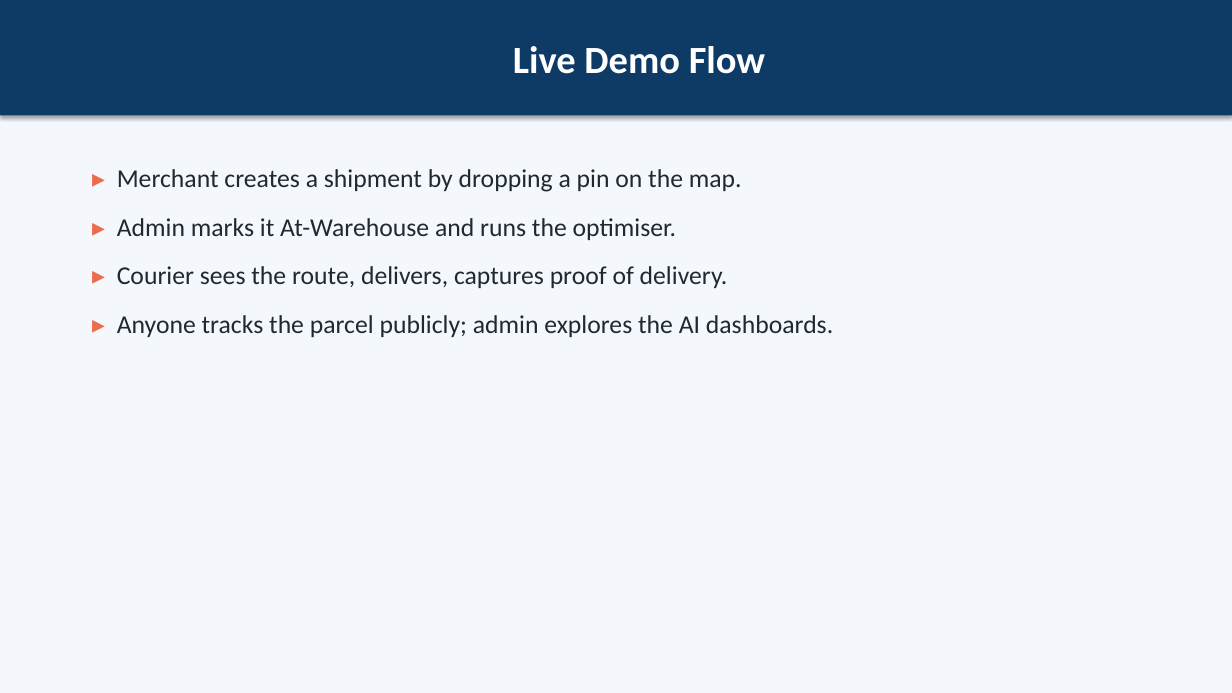
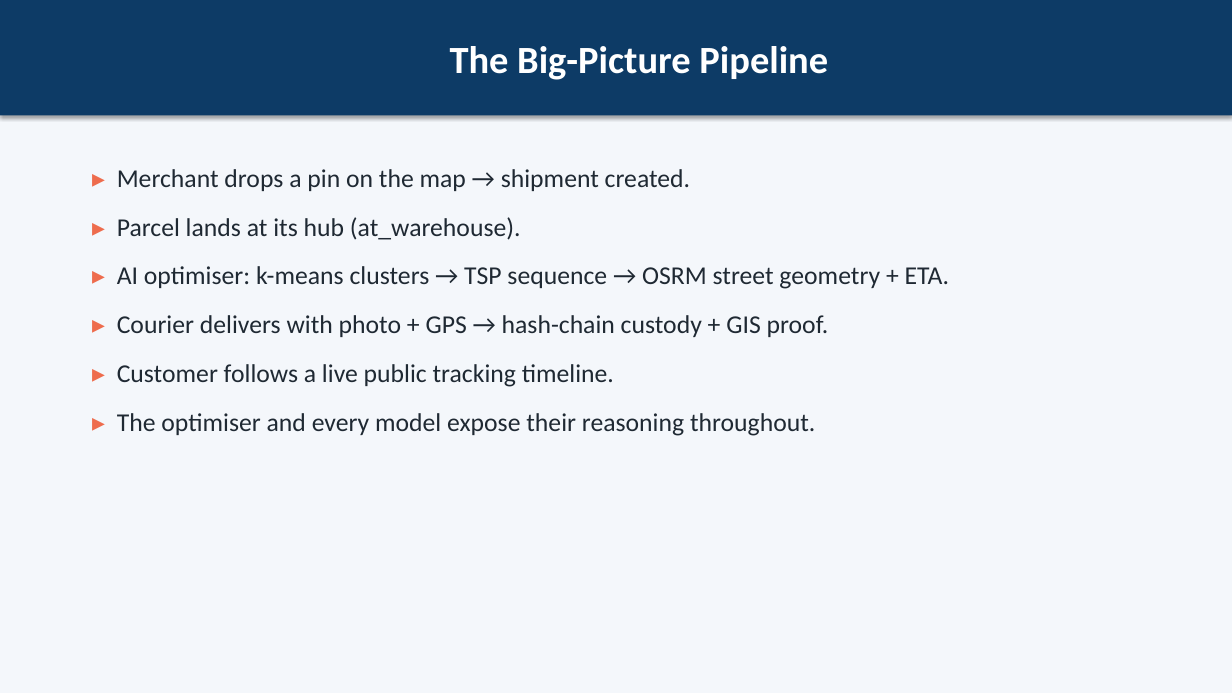
Before and after one commit to MahmoudHozayen1/CairoLogisticsAI, a slide deck: slide 4 of docs/presentation.pptx (slide 22 before the commit). Drawn at 1232x693 pixels with LibreOffice and Linux fonts; fonts in the diff are those of the drawing. Boxes give left, top, right and bottom in pixels: in the first picture for what was removed or moved away, otherwise in the second. Text is boxed around its words. In the diff, an @@ line names an element or a change of style, - is before the commit and + after.

```diff
--- a/docs/presentation.pptx
+++ b/docs/presentation.pptx
@@ text in rectangle at [450, 46, 828, 80]: text changed @@
-Live Demo Flow
+The Big-Picture Pipeline
@@ text at [117, 169, 950, 436]: text changed @@
-▸ Merchant creates a shipment by dropping a pin on the map.
-▸ Admin marks it At-Warehouse and runs the optimiser.
-▸ Courier sees the route, delivers, captures proof of delivery.
-▸ Anyone tracks the parcel publicly; admin explores the AI dashboards.
+▸ Merchant drops a pin on the map → shipment created.
+▸ Parcel lands at its hub (at_warehouse).
+▸ AI optimiser: k-means clusters → TSP sequence → OSRM street geometry + ETA.
+▸ Courier delivers with photo + GPS → hash-chain custody + GIS proof.
+▸ Customer follows a live public tracking timeline.
+▸ The optimiser and every model expose their reasoning throughout.
```
Also in this commit, not shown: 14 other slides changed, 7 slides added, 10 slides removed, 1 other file.
